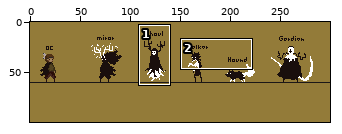
Pixel-art file -- img_01/animations/MC/idk_oc.aseprite. The first picture is a wide view before the edit; the outline marks the close-up.
Close-up. Before the edit:
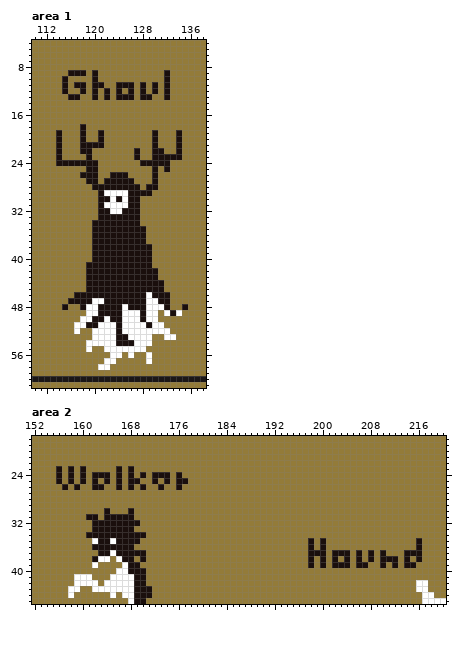
300x100 pixels, 1 frame. Colours within 5 levels of each other are drawn and written as one. Shown: area 1: x 110..138, y 4..61; area 2: x 152..220, y 18..45.
After:
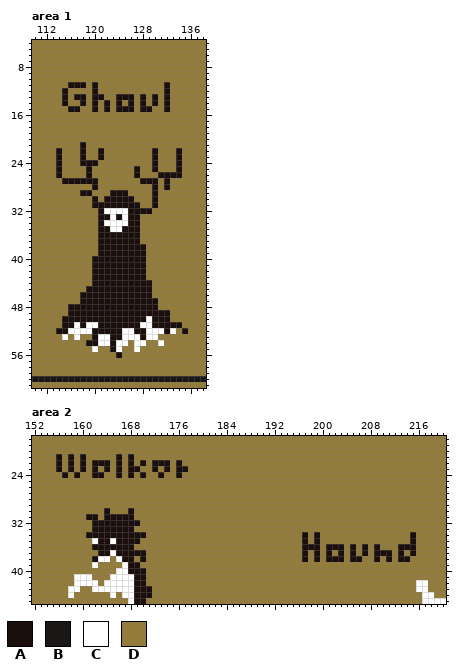
Palette (. is transparent): A #1a0f0d  B #1b1717  C #ffffff  D #937b39
Edits made:
Changed rows in their new state; - is an unchanged pixel.
Area 1, layer "Layer 3":
first column x 114:
 9 --DDD-D-----------D---
10 -D----D-----------D---
11 -DA----D--DDD-D-D-----
12 ----D---D-D-D-D-D-----
13 -AD-A--AD------DA-----
14 -A--A-A-A-A-A-A-A-A---
15 --AA--A-A-AAA-AA--A---
18 ----D-----------------
19 D---D--D--------D---D-
20 D---D--D--------D---D-
21 D----DDD--------D---D-
22 -----D-A-----D---D----
23 ----AD-A-----D---DDD--
24 -DDD----------DD-DD-A-
25 A-----D------A----D-A-
26 A---D-D--DDD-A--DAAAA-
27 -AAAA---DDDDD-AA--A---
28 -------DDDDDDD-D--A---
29 ----AA-DDAAADDDDA-----
30 ------AD-A-A-D--A-----
31 ------A-AAAA----A-----
32 --------C--C--AA------
33 ---------C-C----------
34 ------D-CCCC----------
35 ------D--CC---D-------
36 ------D-------D-------
37 ------D-------D-------
38 ------D--------D------
39 ------D--------D------
40 ---------------D------
41 -----D---------D------
42 -----D---------DD-----
43 -----D---------DD-----
44 -----D----------DD----
45 ----------------DD----
46 ---D-----------ADDD---
47 --DD--AA-------AADD---
48 -DAA-AA----A---AADD--D
49 --AAAAA----AAA-AAAADD-
50 -AAAAA--A--AAA--AAA---
51 -AA-ACCAAA-AAA-CAAAAA-
52 AAC-CCAAAA---AA---AC-A
53 -C-C--A--A-C--A-C-DD--
54 -----AA--ACCD--D-C----
55 -----DC-DA-DD-D-------
56 ---------DA-D--D------
57 --------DD-----D------
58 -------DD-------------
Area 2, layer "Layer 3":
first column x 156:
21 A-A-A-----A-A---------
22 A-A-A-AAA-A-A-A-AAA-A-
23 ------A-A----A--A-A-AA
24 DADAD---D-------D-D---
25 D-D-D-D-D-D-DD--D-D-DD
26 -D-D--DD--D-D-D--D--D-
first column x 197:
34 A-A---------------A-
35 ADAD--------------AD
36 A-ADAAA-A-A-A---AAAD
37 AD-DAD-DADADA-A-AD-D
38 ADADA-ADA--DAD-DA--D
39 -D-D-DDD-DD--D-D-DD-
Where, in picture pixels (left, top, right, bottom), the same in both close-ups:
changed: (56, 70, 188, 370)
changed: (56, 454, 188, 490)
changed: (302, 532, 422, 568)
